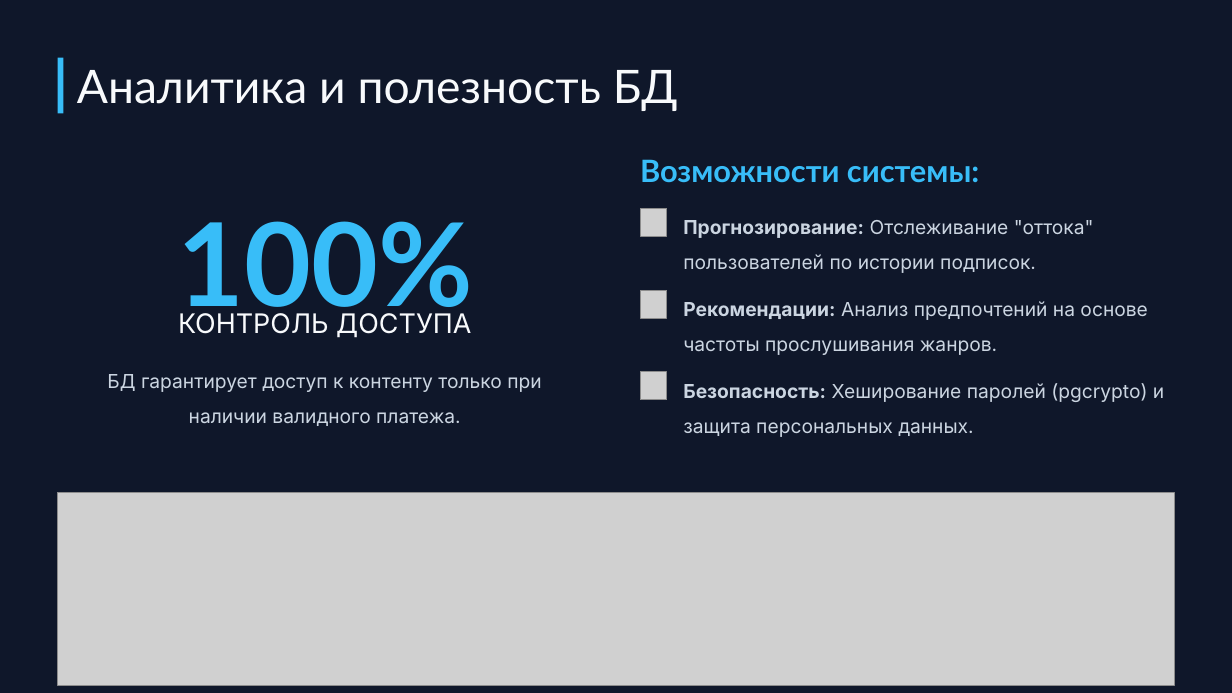
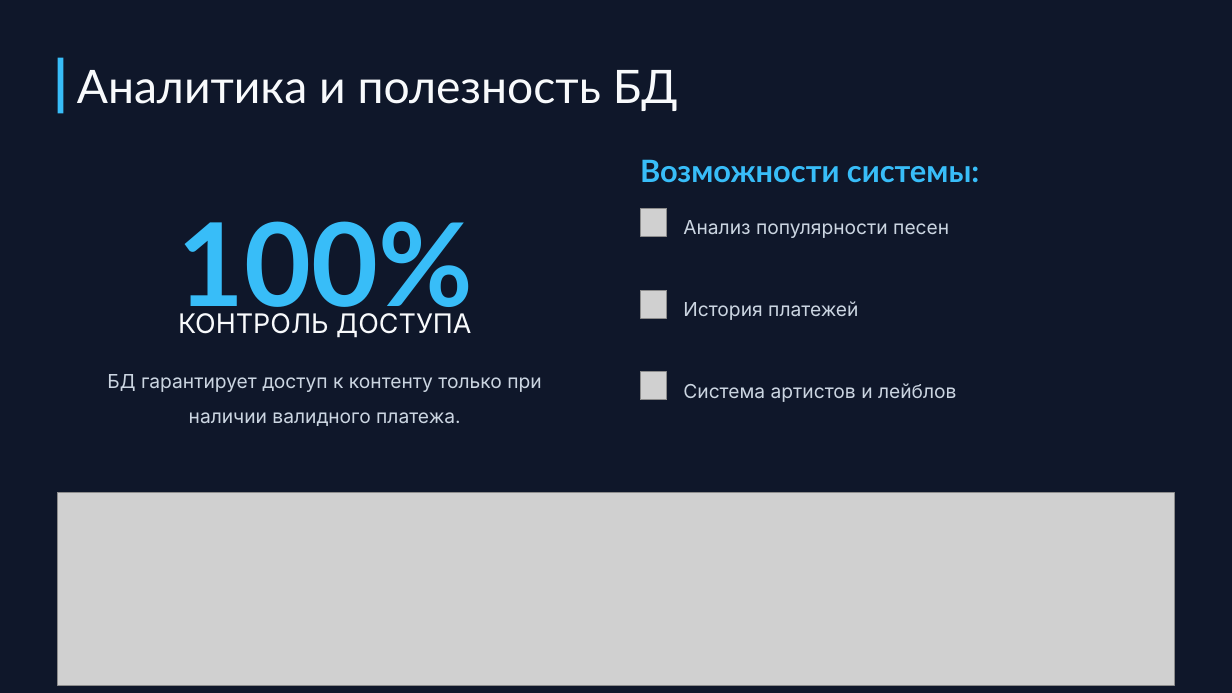
Before and after one commit to kirzach-678/music-streaming, a slide deck: slide 16 of slides.pptx. Drawn at 1232x693 pixels with LibreOffice and Linux fonts; fonts in the diff are those of the drawing; grey boxes stand for pictures; background and template pictures are left out. Boxes give left, top, right and bottom in pixels: in the first picture for what was removed or moved away, otherwise in the second. Text is boxed around its words. In the diff, an @@ line names an element or a change of style, - is before the commit and + after.

```diff
--- a/slides.pptx
+++ b/slides.pptx
@@ text at <box>683,220,949,238</box>: text changed @@
-Прогнозирование: Отслеживание "оттока" пользователей по истории подписок.
+Анализ популярности песен
@@ text at <box>683,301,858,320</box>: text changed @@
-Рекомендации: Анализ предпочтений на основе частоты прослушивания жанров.
+История платежей
@@ text at <box>683,383,956,402</box>: text changed @@
-Безопасность: Хеширование паролей (pgcrypto) и защита персональных данных.
+Система артистов и лейблов
```
Also in this commit, not shown: 3 other slides changed, 1 slide added, 1 slide removed, 1 other file.
